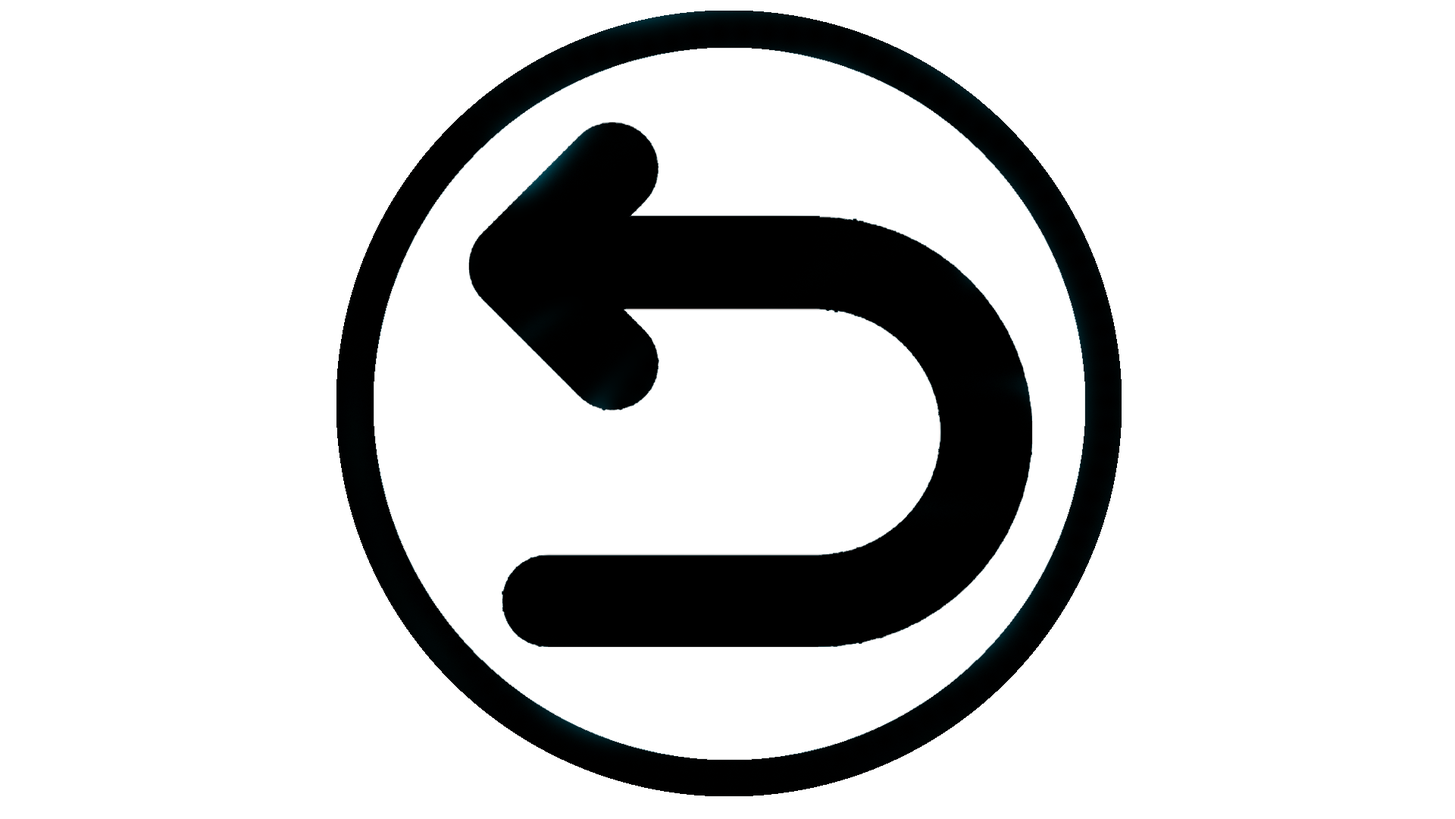
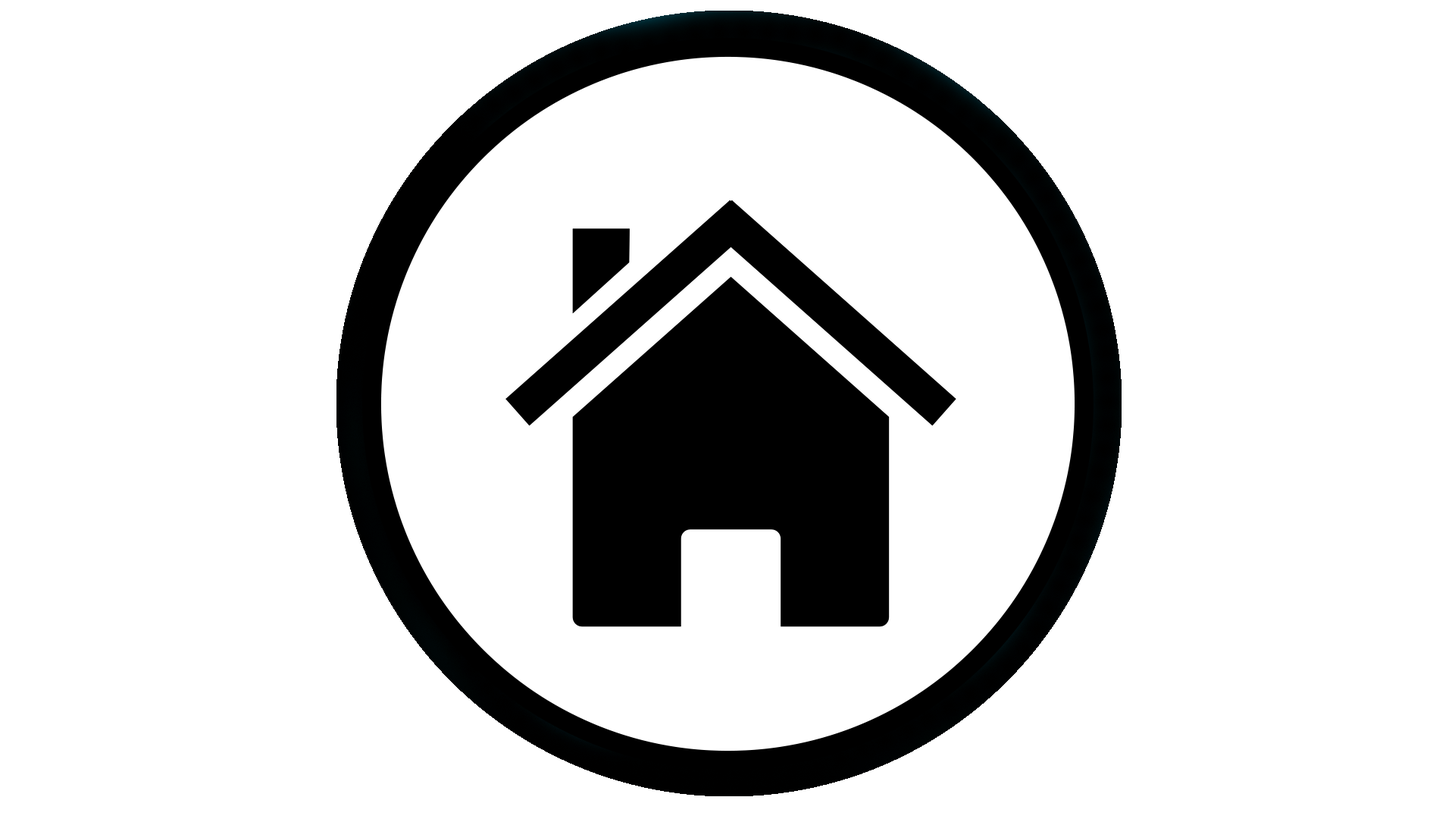
Revision of a layered 1455 x 819 image; what changed, layer by layer:
added layer "house icon" above "Layer 1" over box(504, 198, 959, 629)
added layer "Layer 1" above "Ellipse 1" over box(429, 102, 1051, 693)
added layer "Ellipse 1" above "turn-left-arrow-symbol_318-60682" over box(362, 37, 1094, 762)
